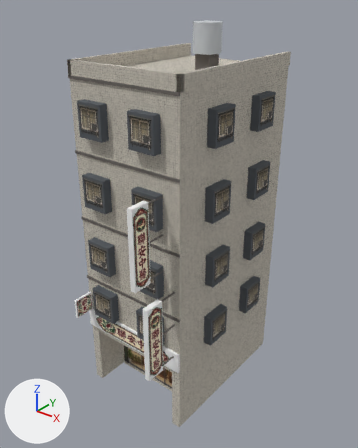
The glTF model public/assets/models/buildings/shophouse-06.glb: old version first, new version second.
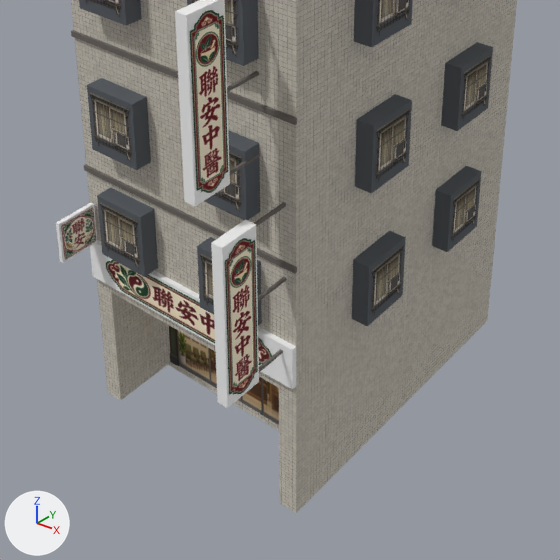
There are two pictures of each version: one whole from a 50 mm camera at (13.76, -13.61, 19.39) aimed at (0.27, 3.25, 8.94), one close up on the part from 14% to 82% of the width and 45% to 100% of the height. Lighting does not change. The marker at lower left points along +X, +Y and +Z. The older version's two pictures come first. Where no turn or scale is listed for an object, it has been applied to the vertices. Vertices at exactly the same position are counted once.

Names of what the first close-up shows: 'body', 'decals', 'wall'.
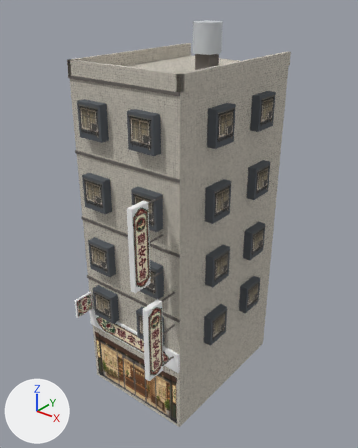
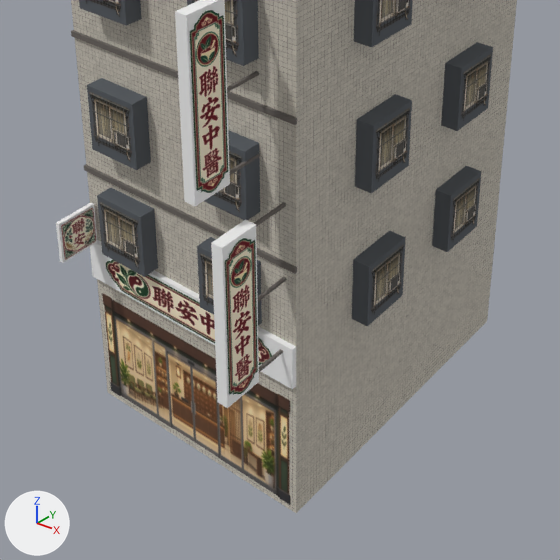
Where the change shows, as pixel boxes (x1, y1, x2, y2) in the close-ups (560 x 560 px; the box of a moved part takes in the faces that stretch with it):
'decals', reshaped: before (61, 0, 492, 425); after (61, 0, 492, 505)
part 1 of me_mesh_1, built on: (99, 291, 294, 508) in both
part 2 of me_mesh_2, moved or reshaped: before (169, 326, 279, 425); after (102, 293, 290, 505)

What the commit changed:
me_mesh_1 is used by ob_wall; location (0.0, 0.0, 0.0).
me_mesh_1 had 44 vertices, 84 faces and spanned x -3.0..3.0, y 0.0..8.0, z 0.0..16.6.
me_mesh_1 now has 28 vertices, 48 faces and spans x -3.0..3.0, y 0.0..8.0, z 0.0..16.6.
Part 1, on me_mesh_1:
16 vertices are removed from x -2.9..2.9, y 0.0..8.0, z 0.0..3.2.
46 faces are deleted.
10 new faces join them.
me_mesh_2 has 128 vertices, 64 faces and spans x -3.31..3.31, y -1.82..6.25, z 0.15..15.12.
me_mesh_2 is used by ob_decals; location (0.0, 0.0, 0.0).
Part 2, on me_mesh_2:
Vertex 0 of me_mesh_2 moves from (-2.35, 1.59, 3.05) to (-2.75, -0.01, 3.05) at pixel (102, 292).
Vertex 1 of me_mesh_2 moves from (2.35, 1.59, 3.05) to (2.75, -0.01, 3.05) at pixel (289, 400).
Vertex 2 of me_mesh_2 moves from (-2.35, 1.59, 0.15) at pixel (170, 361) to (-2.75, -0.01, 0.15) at pixel (111, 390).
Vertex 3 of me_mesh_2 moves from (2.35, 1.59, 0.15) to (2.75, -0.01, 0.15) at pixel (290, 505).
